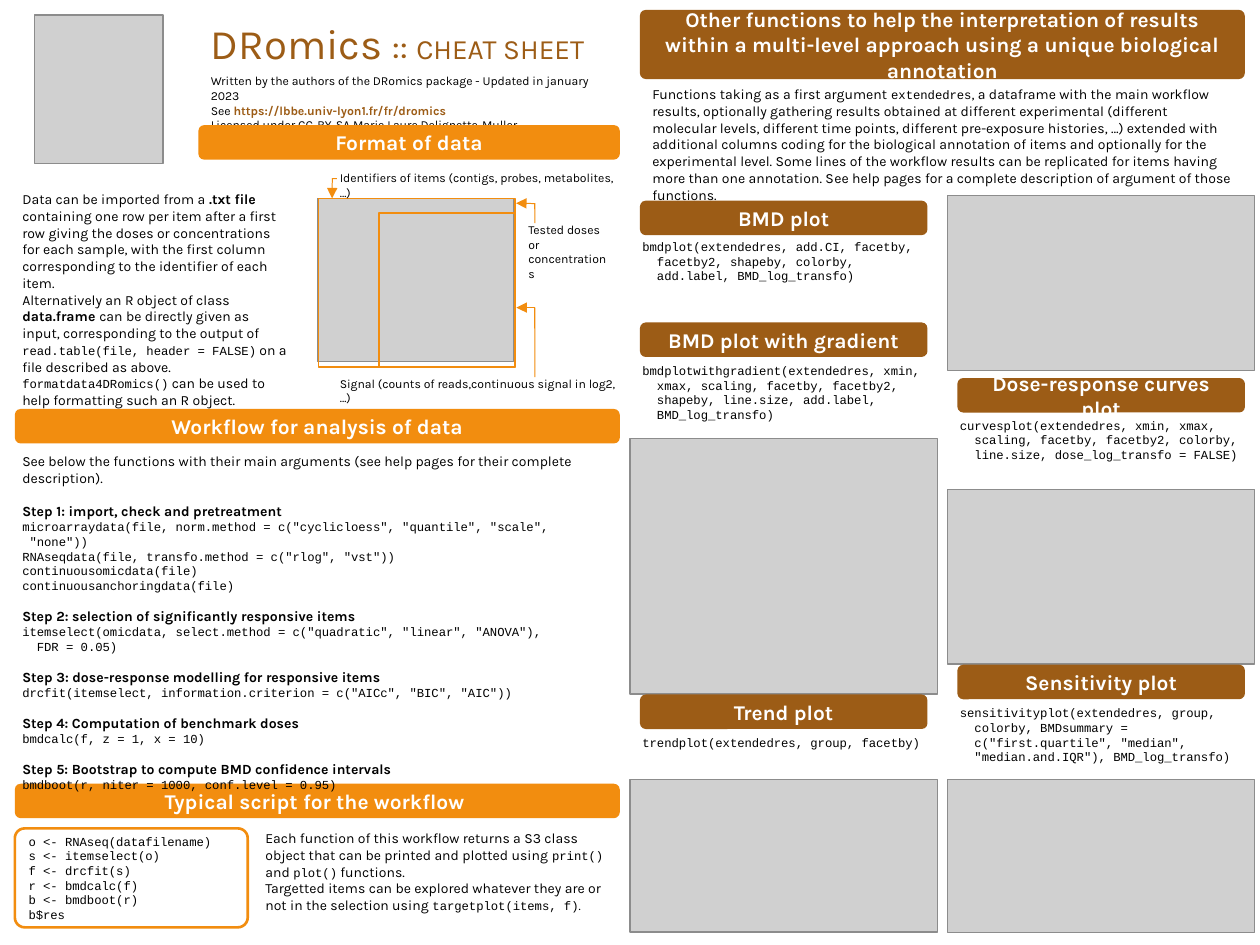
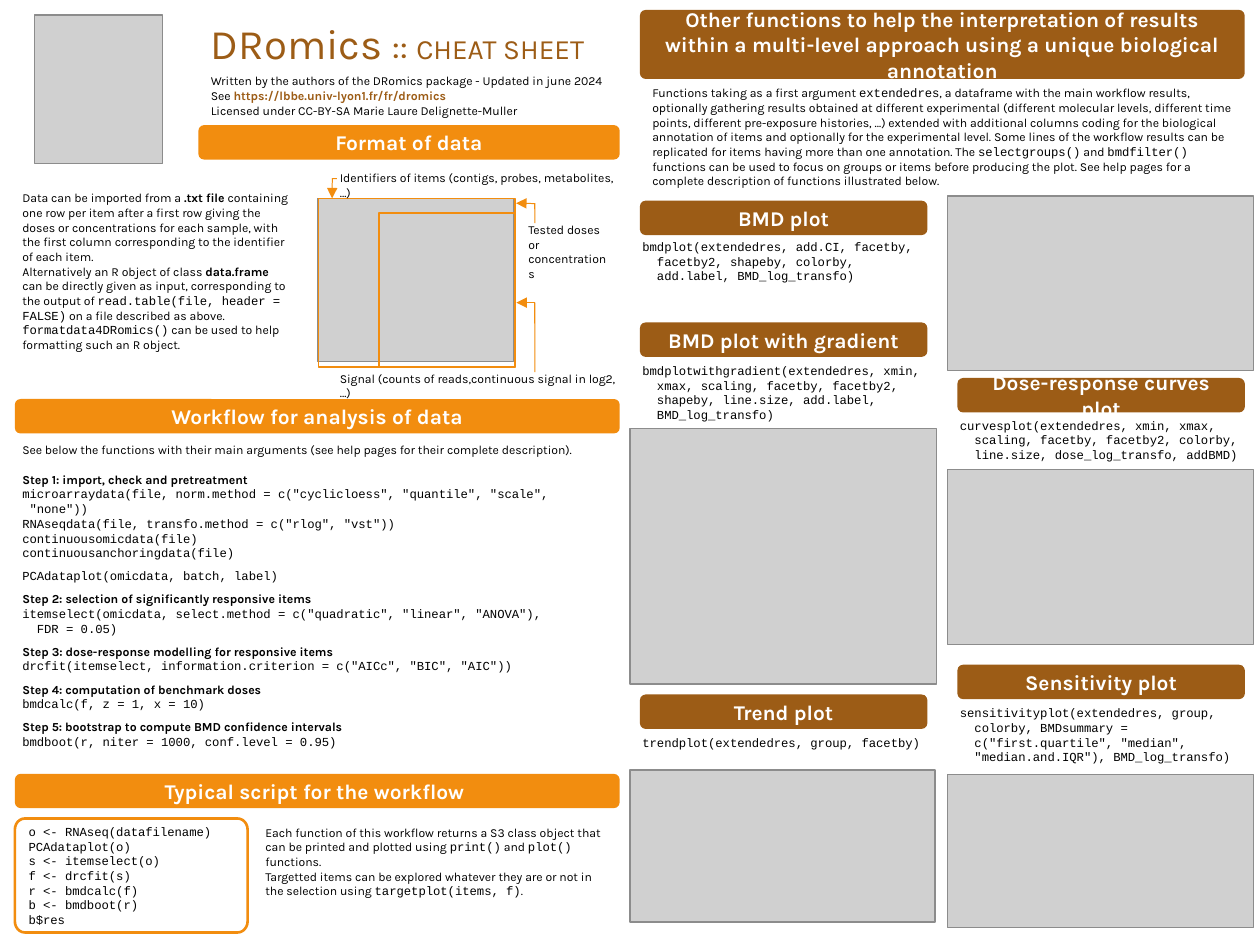
Before and after one commit to rstudio/cheatsheets, a slide deck: slide 1 of powerpoints/DRomics.pptx. Drawn at 1260x945 pixels with LibreOffice and Linux fonts; fonts in the diff are those of the drawing; grey boxes stand for pictures. Boxes give left, top, right and bottom in pixels: in the first picture for what was removed or moved away, otherwise in the second. Text is boxed around its words. In the diff, an @@ line names an element or a change of style, - is before the commit and + after.

Commit message:
Update the DRomics cheaat sheet

```diff
--- a/powerpoints/DRomics.pptx
+++ b/powerpoints/DRomics.pptx
@@ text at <box>211,76,602,88</box>: text changed @@
-Written by the authors of the DRomics package - Updated in january 2023
+Written by the authors of the DRomics package - Updated in june 2024
@@ text at <box>652,88,1231,188</box>: text changed; size 8 to 7 pt @@
-Functions taking as a first argument extendedres, a dataframe with the main workflow results, optionally gathering results obtained at different experimental (different molecular levels, different time points, different pre-exposure histories, …) extended with additional columns coding for the biological annotation of items and optionally for the experimental level. Some lines of the workflow results can be replicated for items having more than one annotation. See help pages for a complete description of argument of those functions.
+Functions taking as a first argument extendedres, a dataframe with the main workflow results, optionally gathering results obtained at different experimental (different molecular levels, different time points, different pre-exposure histories, …) extended with additional columns coding for the biological annotation of items and optionally for the experimental level. Some lines of the workflow results can be replicated for items having more than one annotation. The selectgroups() and bmdfilter() functions can be used to focus on groups or items before producing the plot. See help pages for a complete description of functions illustrated below.
@@ text "Data can be imported from ..." at <box>22,193,288,352</box>: size 8 to 7 pt in "Data can be imported from a .txt ...", "Alternatively an R object of class data.frame ..." @@
@@ 1 text, 1 picture, 1 line, 1 arrow: place and size @@
-1 text, 1 picture, 1 line, 1 arrow at <box>340,307,1255,932</box>
+1 text, 1 picture, 1 line, 1 arrow at <box>340,302,1254,927</box>
@@ text at <box>22,445,572,659</box>: size 8 to 7 pt in "See below the functions with their main ...", "Step 1: import, check and pretreatment", "Step 2: selection of significantly responsive items", "Step 3: dose-response modelling for responsive items" @@
@@ text at <box>960,421,1237,462</box>: text changed @@
-curvesplot(extendedres, xmin, xmax, scaling, facetby, facetby2, colorby, line.size, dose_log_transfo = FALSE)
+curvesplot(extendedres, xmin, xmax, scaling, facetby, facetby2, colorby, line.size, dose_log_transfo, addBMD)
@@ picture: place and size @@
-picture at <box>948,490,1255,665</box>
+picture at <box>948,470,1254,645</box>
@@ text at <box>22,572,278,583</box>: paragraph added @@
+PCAdataplot(omicdata, batch, label)
@@ text at <box>22,685,261,697</box>: text changed; size 8 to 7 pt @@
-Step 4: Computation of benchmark doses
+Step 4: computation of benchmark doses
@@ text at <box>22,722,342,734</box>: text changed; size 8 to 7 pt @@
-Step 5: Bootstrap to compute BMD confidence intervals
+Step 5: bootstrap to compute BMD confidence intervals
@@ 2 pictures, 1 rounded rectangle, 1 freeform shape, 1 text: place and size @@
-2 pictures, 1 rounded rectangle, 1 freeform shape, 1 text at <box>15,410,937,932</box>
+2 pictures, 1 rounded rectangle, 1 freeform shape, 1 text at <box>15,399,936,922</box>
@@ freeform shape "o <- RNAseq(datafilename)": place and size @@
-freeform shape "o <- RNAseq(datafilename)" at <box>15,828,248,927</box>
+freeform shape "o <- RNAseq(datafilename)" at <box>15,819,248,934</box>
@@ text "Each function of this workflow ..." at <box>265,828,600,898</box>: size 8 to 7 pt in "Each function of this workflow returns a ...", "Targetted items can be explored whatever they ..." @@
@@ text in freeform shape at <box>29,842,131,854</box>: paragraph added @@
+PCAdataplot(o)
```
Also in this commit, not shown: 2 other files.
